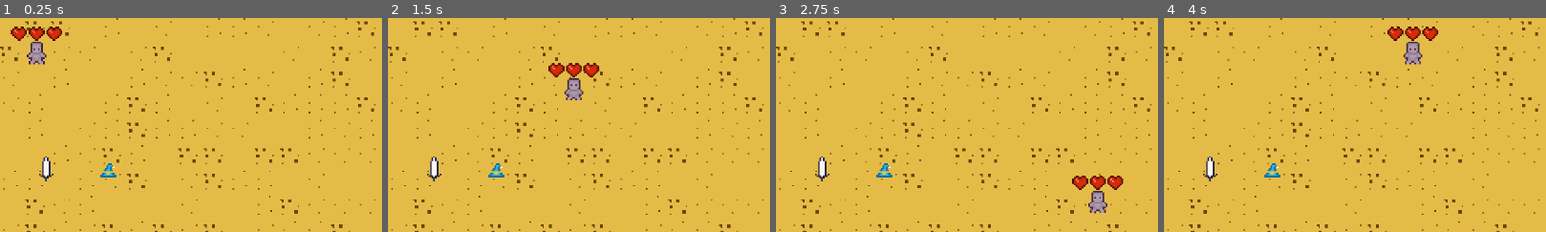
Above: before the commit, frames 1-4 (left to right).
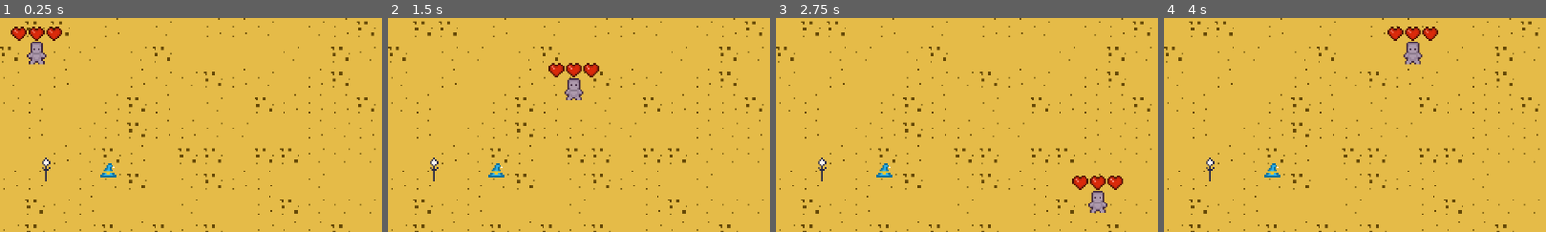
Above: after the commit, the same moments.

Repository: SamuelAlves-23/multiclassing
Game: Godot game, scene res://Arenas/arena.tscn
Two runs of this game, one before a commit and one after it. Both use one fixed random seed, a clock stepped at 60 frames per second and the inputs below.
Inputs (mouse positions are % of the whole screen's width and height, from its top left):
- Up to frame 1 (0.25 s): no input
- Up to frame 2 (1.5 s): tap Enter at 0.5 s; move the mouse to (72, 45) at 0.52 s; hold D (move_right_p1) 0.53-1.28 s; click (72, 45) at 0.6 s; move the mouse to (30, 55) at 1.27 s; hold S (move_down_p1) from 1.28 s (still down); right-click (30, 55) at 1.35 s
- Up to frame 3 (2.75 s): move the mouse to (60, 28) at 2.02 s; release S (move_down_p1) at 2.03 s; hold D (move_right_p1) from 2.03 s (still down); click (60, 28) at 2.1 s
- Up to frame 4 (4 s): move the mouse to (45, 70) at 2.77 s; release D (move_right_p1) at 2.78 s; hold W (move_up_p1) 2.78-3.53 s; right-click (45, 70) at 2.85 s; click (45, 70) at 2.92 s; move the mouse to (80, 65) at 3.52 s; hold A (move_left_p1) from 3.53 s (still down); click (80, 65) at 3.6 s
The pictures show only the part of the screen within x 0-50%, y 0-50%; the shares and areas given below are measured in that part.

The runs differ from the first frame. In frame 1, 0.2% of the frame differs, in the area x 10-14%, y 64-75%; in frame 2, 0.2%; in frame 3, 0.2%; in frame 4, 0.2%.
Error in both runs: Invalid access of index '0' on a base object of type: 'Array[int]'. (res://Arenas/arena.gd:19)

Commit message:
Bastón (en progreso)
Pendiente:
- Arreglar dirección de la bola de fuego.
- Arreglar colisiones.

Diff:
--- a/Arenas/arena.tscn
+++ b/Arenas/arena.tscn
@@ -1,10 +1,11 @@
-[gd_scene load_steps=7 format=4 uid="uid://chjesqh1wx5jm"]
+[gd_scene load_steps=8 format=4 uid="uid://chjesqh1wx5jm"]
 
 [ext_resource type="Script" uid="uid://dkxhh535cfxwc" path="res://Arenas/arena.gd" id="1_4kkwr"]
 [ext_resource type="PackedScene" uid="uid://lpg18dynrpiy" path="res://Arenas/tile_map_layer.tscn" id="2_pb4r7"]
 [ext_resource type="PackedScene" uid="uid://jupqqfv4usfg" path="res://testing/doomy.tscn" id="4_n7d4a"]
 [ext_resource type="PackedScene" uid="uid://gtjdfeyaa5fc" path="res://equipment/pickup.tscn" id="5_pb4r7"]
 [ext_resource type="PackedScene" uid="uid://bpqfadsqgyavu" path="res://equipment/weapons/sword.tscn" id="5_q76kk"]
+[ext_resource type="PackedScene" uid="uid://xgu6j5t1r3qa" path="res://equipment/weapons/rod.tscn" id="6_n7d4a"]
 [ext_resource type="PackedScene" uid="uid://dapyfd3pmarvr" path="res://equipment/hats/pointy_hat.tscn" id="6_s5dsi"]
 
 [node name="Arena" type="Node2D" groups=["Arena"]]
@@ -34,7 +35,7 @@
 
 [node name="Pickup" parent="." instance=ExtResource("5_pb4r7")]
 position = Vector2(29, 95)
-item_scene = ExtResource("5_q76kk")
+item_scene = ExtResource("6_n7d4a")
 
 [node name="Pickup2" parent="." instance=ExtResource("5_pb4r7")]
 position = Vector2(68, 96)
--- a/equipment/pickup.tscn
+++ b/equipment/pickup.tscn
@@ -6,6 +6,8 @@
 size = Vector2(6, 6)
 
 [node name="Pickup" type="Area2D"]
+collision_layer = 32
+collision_mask = 3
 script = ExtResource("1_ip6u4")
 
 [node name="Sprite2D" type="Sprite2D" parent="."]
--- a/equipment/weapons/proyectiles/fireball.gd
+++ b/equipment/weapons/proyectiles/fireball.gd
@@ -1,4 +1,14 @@
-extends Node2D
+extends Area2D
+class_name Fireball
 
-@export var speed: float
-@export var duration: float
+@export var speed: float = 300.0
+@export var direction: Vector2 = Vector2.RIGHT  # Esto se define al instanciar
+@export var lifetime: float = 2.0
+
+func _ready():
+	# Auto-destrucción en X segundos
+	await get_tree().create_timer(lifetime).timeout
+	queue_free()
+
+func _physics_process(delta):
+	position += direction.normalized() * speed * delta
--- a/equipment/weapons/proyectiles/fireball.tscn
+++ b/equipment/weapons/proyectiles/fireball.tscn
@@ -1,23 +1,18 @@
-[gd_scene load_steps=5 format=3 uid="uid://ts3dd8a1ohy1"]
+[gd_scene load_steps=4 format=3 uid="uid://ts3dd8a1ohy1"]
 
 [ext_resource type="Script" uid="uid://c4g6koufm8enc" path="res://equipment/weapons/proyectiles/fireball.gd" id="1_if1b8"]
 [ext_resource type="Texture2D" uid="uid://c0ik1ujsne8d8" path="res://placeholders/Fireball.png" id="1_m0jpl"]
-[ext_resource type="PackedScene" uid="uid://cqcceawkts5l" path="res://combat/hitbox.tscn" id="2_knu10"]
 
-[sub_resource type="CircleShape2D" id="CircleShape2D_if1b8"]
+[sub_resource type="CircleShape2D" id="CircleShape2D_knu10"]
 radius = 4.0
 
-[node name="Fireball" type="Node2D"]
+[node name="Fireball" type="Area2D"]
+collision_layer = 4
+collision_mask = 3
 script = ExtResource("1_if1b8")
 
 [node name="Sprite2D" type="Sprite2D" parent="."]
 texture = ExtResource("1_m0jpl")
 
-[node name="Hitbox" parent="." instance=ExtResource("2_knu10")]
-collision_layer = 4
-collision_mask = 3
-
-[node name="CollisionShape2D" parent="Hitbox" index="0"]
-shape = SubResource("CircleShape2D_if1b8")
-
-[editable path="Hitbox"]
+[node name="CollisionShape2D" type="CollisionShape2D" parent="."]
+shape = SubResource("CircleShape2D_knu10")
--- a/equipment/weapons/rod.tscn
+++ b/equipment/weapons/rod.tscn
@@ -1,17 +1,44 @@
-[gd_scene load_steps=3 format=3 uid="uid://xgu6j5t1r3qa"]
+[gd_scene load_steps=6 format=3 uid="uid://xgu6j5t1r3qa"]
 
-[ext_resource type="Script" uid="uid://ccxnp5lfvldfr" path="res://equipment/weapons/weapon.gd" id="1_bcqnq"]
-[ext_resource type="Texture2D" uid="uid://bjsg1ci6al8yn" path="res://placeholders/Rod.png" id="2_on603"]
+[ext_resource type="Script" uid="uid://ccxnp5lfvldfr" path="res://equipment/weapons/weapon.gd" id="1_y2oxk"]
+[ext_resource type="PackedScene" uid="uid://ts3dd8a1ohy1" path="res://equipment/weapons/proyectiles/fireball.tscn" id="2_j27jw"]
+[ext_resource type="Texture2D" uid="uid://bjsg1ci6al8yn" path="res://placeholders/Rod.png" id="2_s1fl4"]
+
+[sub_resource type="Animation" id="Animation_j27jw"]
+resource_name = "Attack"
+tracks/0/type = "method"
+tracks/0/imported = false
+tracks/0/enabled = true
+tracks/0/path = NodePath(".")
+tracks/0/interp = 1
+tracks/0/loop_wrap = true
+tracks/0/keys = {
+"times": PackedFloat32Array(0),
+"transitions": PackedFloat32Array(1),
+"values": [{
+"args": [],
+"method": &"fire_proyectile"
+}]
+}
+
+[sub_resource type="AnimationLibrary" id="AnimationLibrary_bxgh0"]
+_data = {
+&"Attack": SubResource("Animation_j27jw")
+}
 
 [node name="Rod" type="Node2D"]
-script = ExtResource("1_bcqnq")
+script = ExtResource("1_y2oxk")
+proyectile = ExtResource("2_j27jw")
 
 [node name="Sprite2D" type="Sprite2D" parent="."]
 position = Vector2(8, 0)
 rotation = 1.5708
-texture = ExtResource("2_on603")
+texture = ExtResource("2_s1fl4")
 
 [node name="AnimationPlayer" type="AnimationPlayer" parent="."]
+libraries = {
+&"": SubResource("AnimationLibrary_bxgh0")
+}
 
 [node name="ProyectileSpawner" type="Marker2D" parent="."]
 position = Vector2(14, 0)
--- a/equipment/weapons/weapon.gd
+++ b/equipment/weapons/weapon.gd
@@ -2,7 +2,7 @@
 class_name Weapon
 
 @export var proyectile: PackedScene
-
+@export var ranged: bool = false
 @onready var animator: AnimationPlayer = $AnimationPlayer
 @onready var sprite: Sprite2D = $Sprite2D
 
@@ -23,7 +23,6 @@
 		return
 
 	can_attack = false
-
 	animator.play("Attack")
 
 
@@ -35,5 +34,8 @@
 	can_attack = true
 
 func fire_proyectile() -> void:
+	var arena = get_tree().get_first_node_in_group("Arena")
+	var pos: Marker2D = $ProyectileSpawner
 	var proyectile_instance = proyectile.instantiate()
-	add_child(proyectile_instance)
+	arena.add_child(proyectile_instance)
+	proyectile_instance.global_position = pos.global_position
--- a/project.godot
+++ b/project.godot
@@ -76,6 +76,7 @@
 2d_physics/layer_3="attacks"
 2d_physics/layer_4="skills"
 2d_physics/layer_5="traps"
+2d_physics/layer_6="pickups"
 
 [rendering]
 
